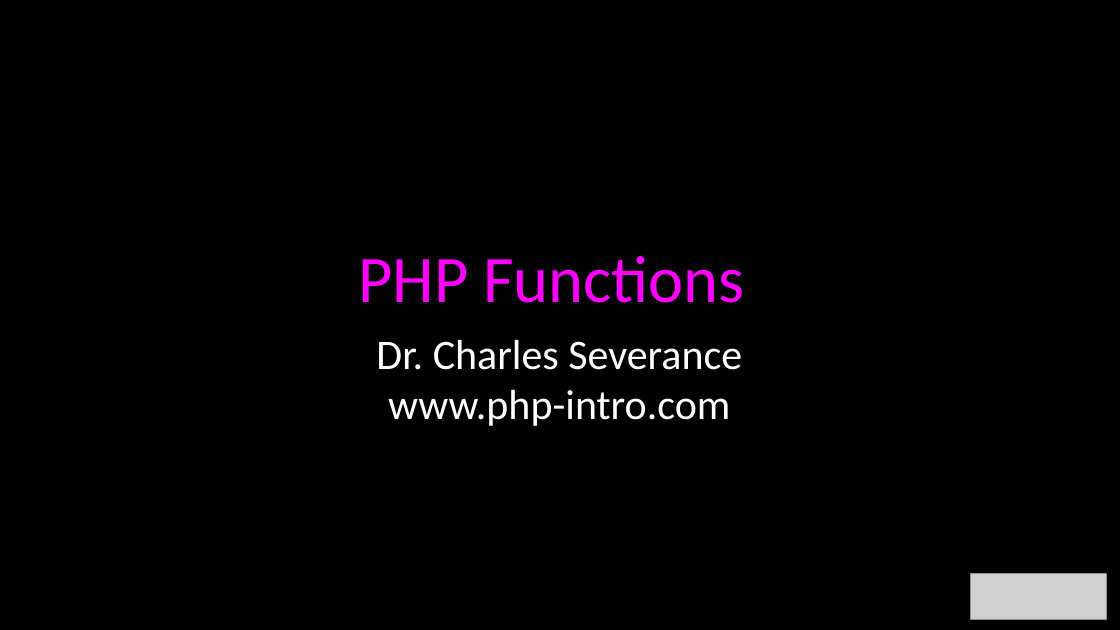
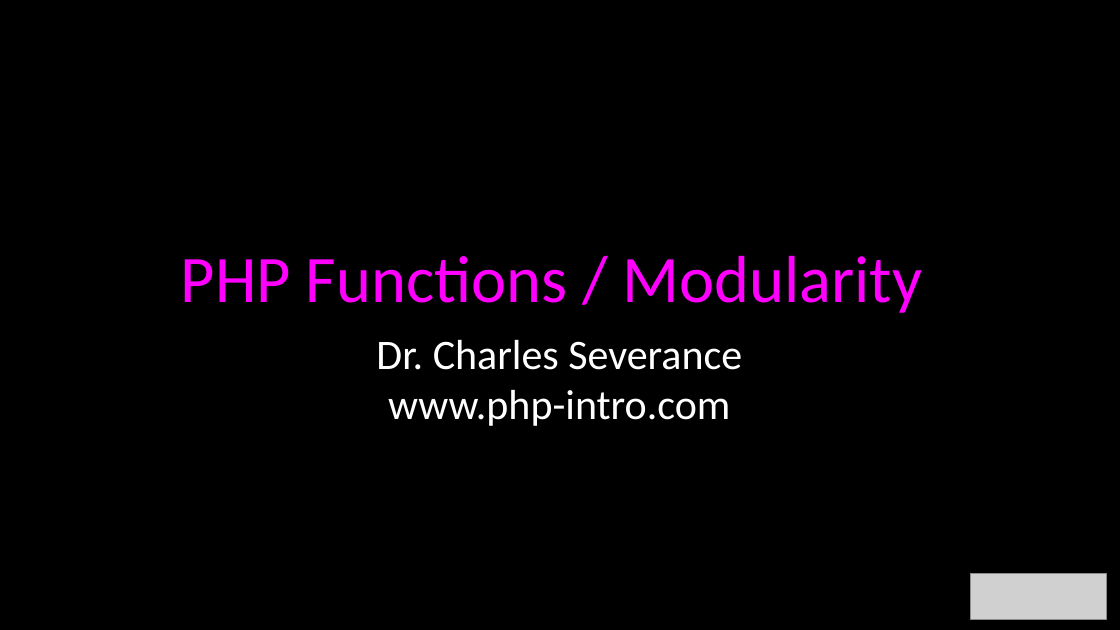
Before and after one commit to csev/wa4e, a slide deck: slide 1 of lectures/PHP-06-Functions.ppt. Drawn at 1120x630 pixels with LibreOffice and Linux fonts; fonts in the diff are those of the drawing; grey boxes stand for pictures. Boxes give left, top, right and bottom in pixels: in the first picture for what was removed or moved away, otherwise in the second. Text is boxed around its words. In the diff, an @@ line names an element or a change of style, - is before the commit and + after.

```diff
--- a/lectures/PHP-06-Functions.ppt
+++ b/lectures/PHP-06-Functions.ppt
@@ title at [181,255,922,313]: text changed @@
-PHP Functions
+PHP Functions / Modularity
```
Also in this commit, not shown: 1 other slide changed, 2 other files.
